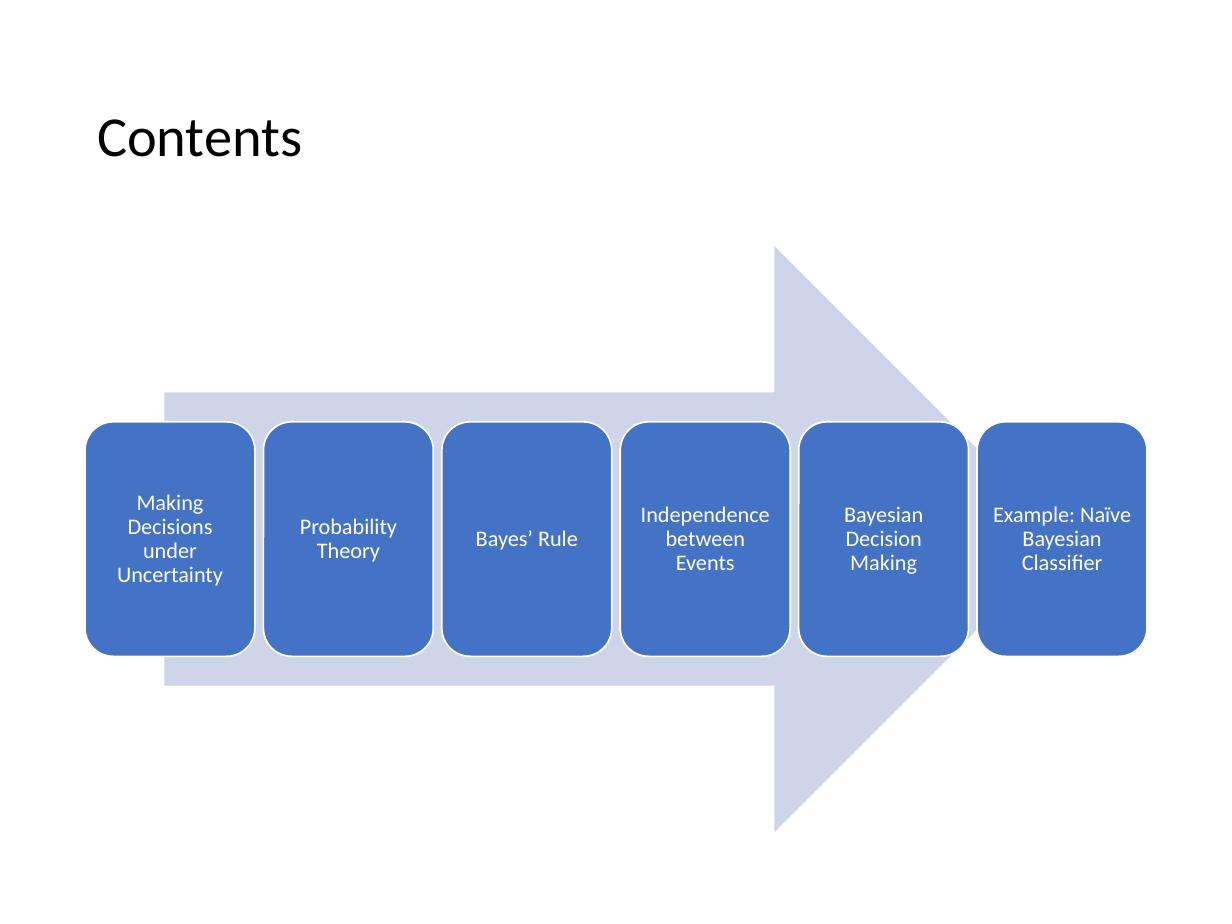
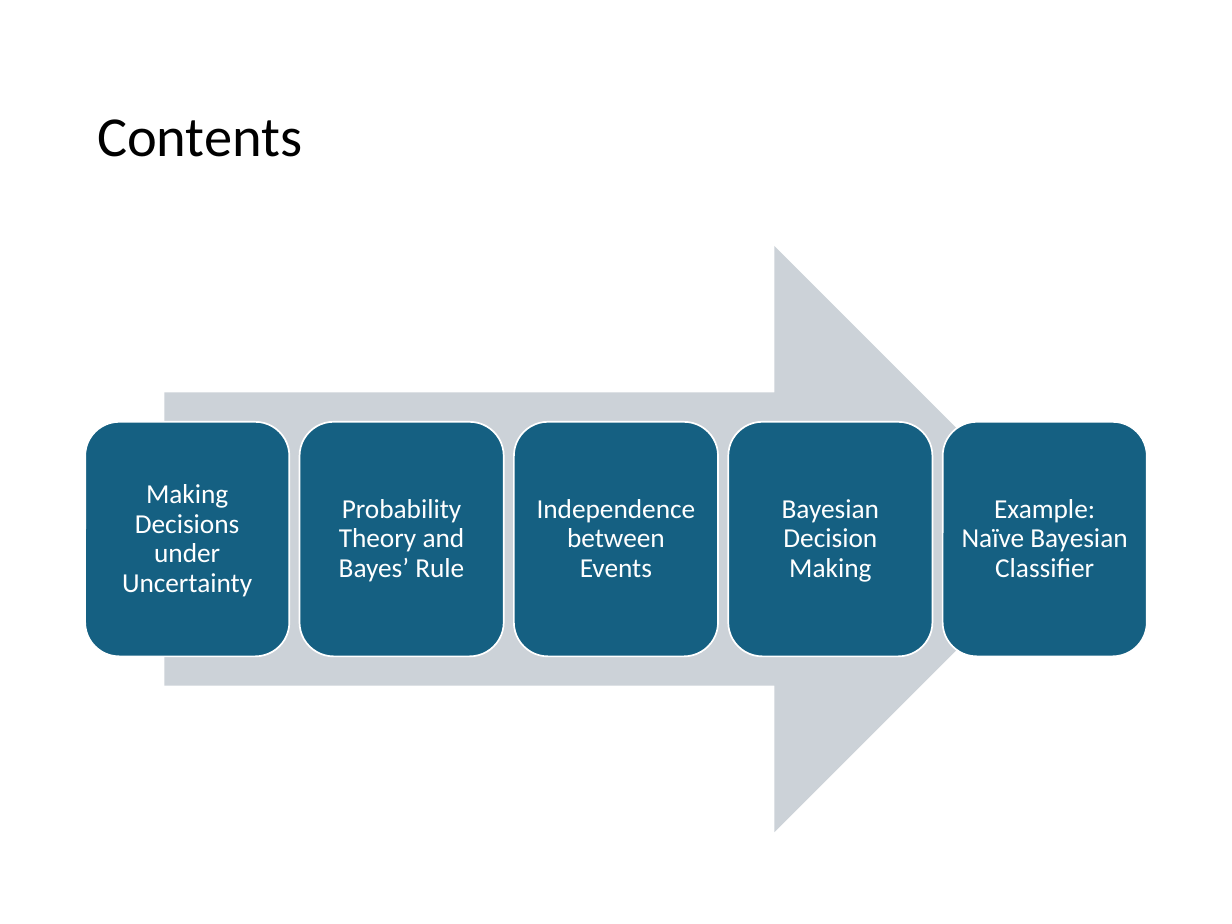
Before and after one commit to mhahsler/CS7320-AI, a slide deck: slide 2 of slides/12_uncertainty.pptx. Drawn at 1232x924 pixels with LibreOffice and Linux fonts; fonts in the diff are those of the drawing. Boxes give left, top, right and bottom in pixels: in the first picture for what was removed or moved away, otherwise in the second. Text is boxed around its words. In the diff, an @@ line names an element or a change of style, - is before the commit and + after.

```diff
--- a/slides/12_uncertainty.pptx
+++ b/slides/12_uncertainty.pptx
@@ right arrow at (x1=164, y1=246, x2=1067, y2=833): fill #CFD5EA to #CCD2D8 @@
@@ rounded rectangle resized from (x1=85, y1=421, x2=255, y2=655) to (x1=85, y1=421, x2=290, y2=655) @@
@@ rounded rectangle resized from (x1=264, y1=421, x2=434, y2=655) to (x1=299, y1=421, x2=504, y2=655) @@
@@ fill #4472C4 to #156082 in 5 elements at (x1=85, y1=421, x2=290, y2=655), (x1=942, y1=421, x2=1147, y2=655), (x1=299, y1=421, x2=504, y2=655), (x1=728, y1=421, x2=933, y2=655), (x1=514, y1=421, x2=718, y2=655) @@
@@ rounded rectangle resized from (x1=442, y1=421, x2=612, y2=655) to (x1=514, y1=421, x2=718, y2=655) @@
@@ size 13 to 16 pt; more space between paragraphs in 4 elements at (x1=122, y1=484, x2=252, y2=597), (x1=962, y1=499, x2=1127, y2=578), (x1=782, y1=499, x2=879, y2=582), (x1=537, y1=499, x2=696, y2=578) @@
@@ text "Independence between Events" moved from (x1=641, y1=506, x2=770, y2=570) to (x1=537, y1=499, x2=696, y2=578) @@
@@ rounded rectangle removed at (x1=620, y1=421, x2=790, y2=655) @@
@@ rounded rectangle resized from (x1=798, y1=421, x2=968, y2=655) to (x1=728, y1=421, x2=933, y2=655) @@
@@ text "Bayesian Decision Making" moved from (x1=844, y1=506, x2=923, y2=574) to (x1=782, y1=499, x2=879, y2=582) @@
@@ rounded rectangle resized from (x1=977, y1=421, x2=1147, y2=655) to (x1=942, y1=421, x2=1147, y2=655) @@
@@ text "Example: Naïve Bayesian Classifier" moved from (x1=993, y1=506, x2=1131, y2=570) to (x1=962, y1=499, x2=1127, y2=578) @@
@@ text at (x1=339, y1=499, x2=465, y2=582): text changed; size 13 to 16 pt @@
-Probability Theory
+Probability Theory and Bayes’ Rule
@@ text removed at (x1=476, y1=530, x2=578, y2=550) @@
-Bayes’ Rule
```
Also in this commit, not shown: 30 other slides changed, 30 other files.
